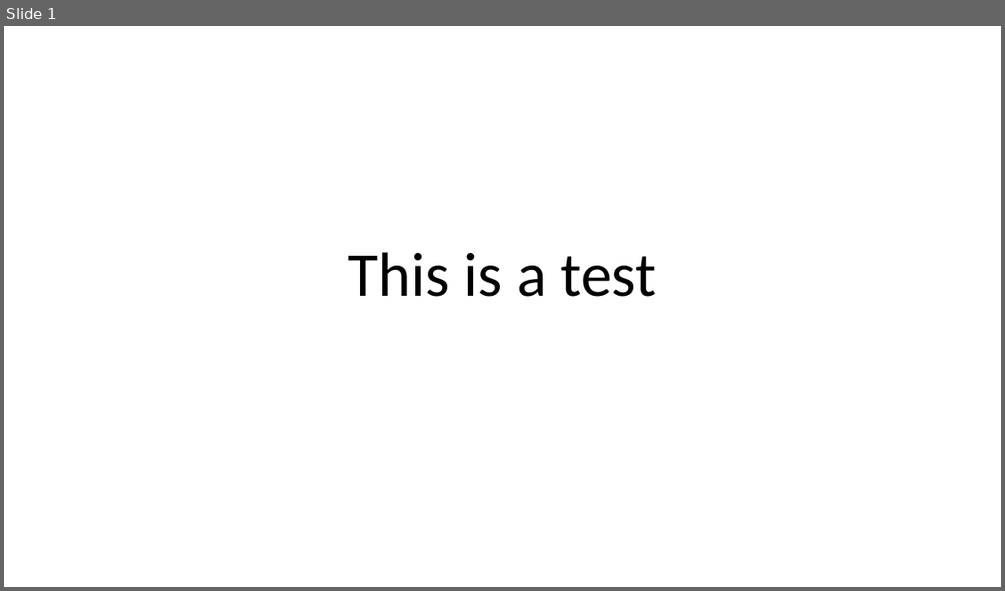
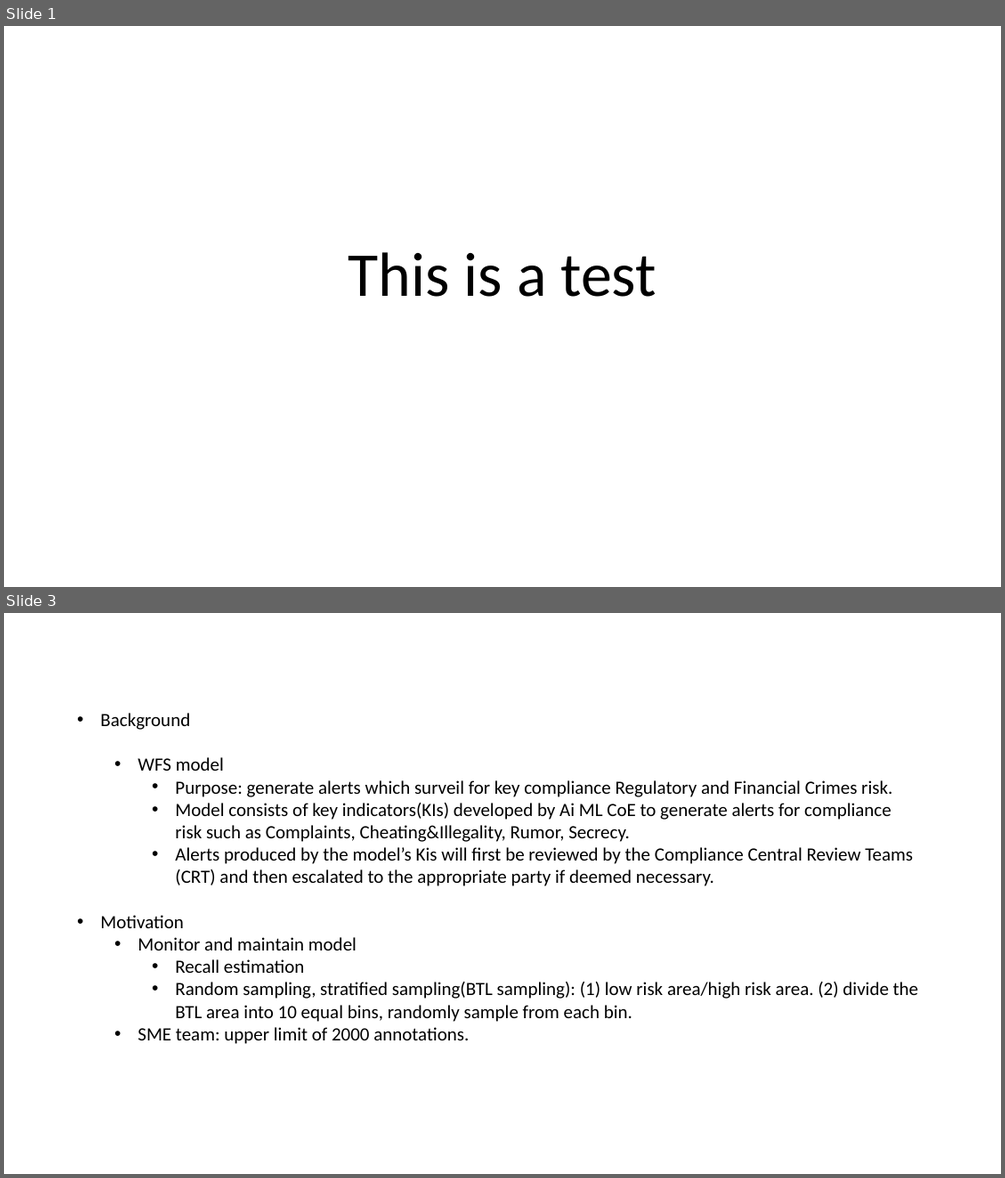
Before and after one commit to lkqnaruto/model_monitoring, a slide deck: test_slides.pptx. Shown one above the other, each under a label of ours: slide 1 before the commit, slides 1 and 3 after it; the slides between them are not shown. The pictures are 1005x591 and 1005x1178 pixels, drawn with LibreOffice and Linux fonts; fonts in the diff are those of the drawing. Boxes give left, top, right and bottom in pixels: in the first picture for what was removed or moved away, otherwise in the second. Text is boxed around its words. In the diff, an @@ line names an element or a change of style, - is before the commit and + after.

```diff
--- a/test_slides.pptx
+++ b/test_slides.pptx
@@ slide 3 added at <box>4,613,1001,1174</box>, background #FFFFFF @@
@@ text added at <box>100,713,918,1044</box>, 18 pt, text #000000 @@
+• Background
+  • WFS model
+    • Purpose: generate alerts which surveil for key compliance Regulatory and Financial Crimes risk.
+    • Model consists of key indicators(KIs) developed by Ai ML CoE to generate alerts for compliance risk such as Complaints, Cheating&Illegality, Rumor, Secrecy.
+    • Alerts produced by the model’s Kis will first be reviewed by the Compliance Central Review Teams (CRT) and then escalated to the appropriate party if deemed necessary.
+• Motivation
+  • Monitor and maintain model
+    • Recall estimation
+    • Random sampling, stratified sampling(BTL sampling): (1) low risk area/high risk area. (2) divide the BTL area into 10 equal bins, randomly sample from each bin.
+  • SME team: upper limit of 2000 annotations.
```
Also in this commit, not shown: 4 other slides added.
